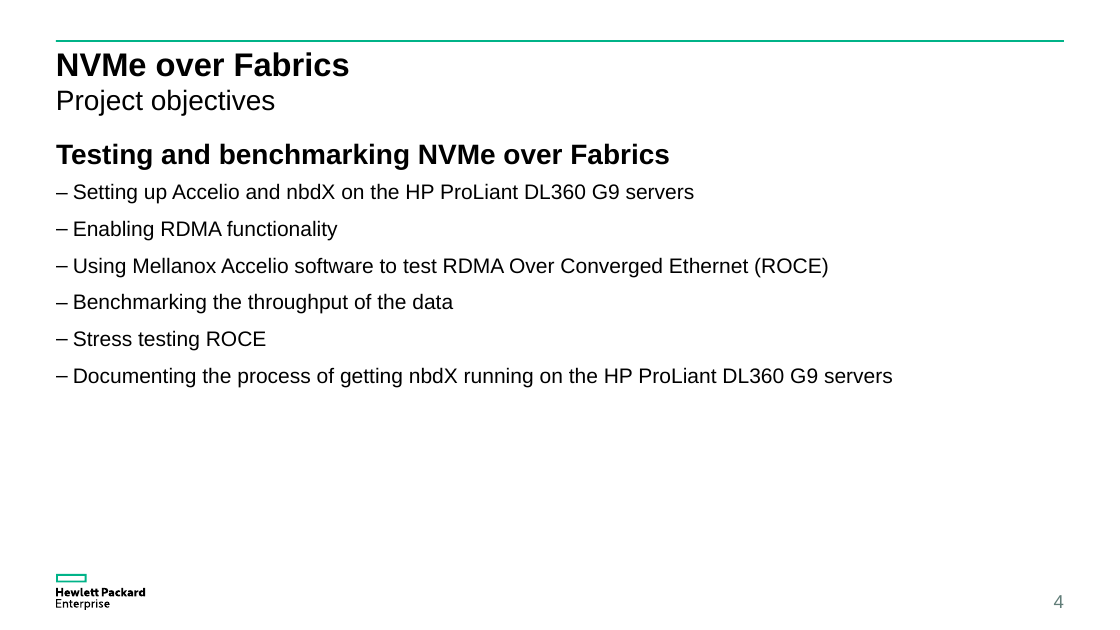
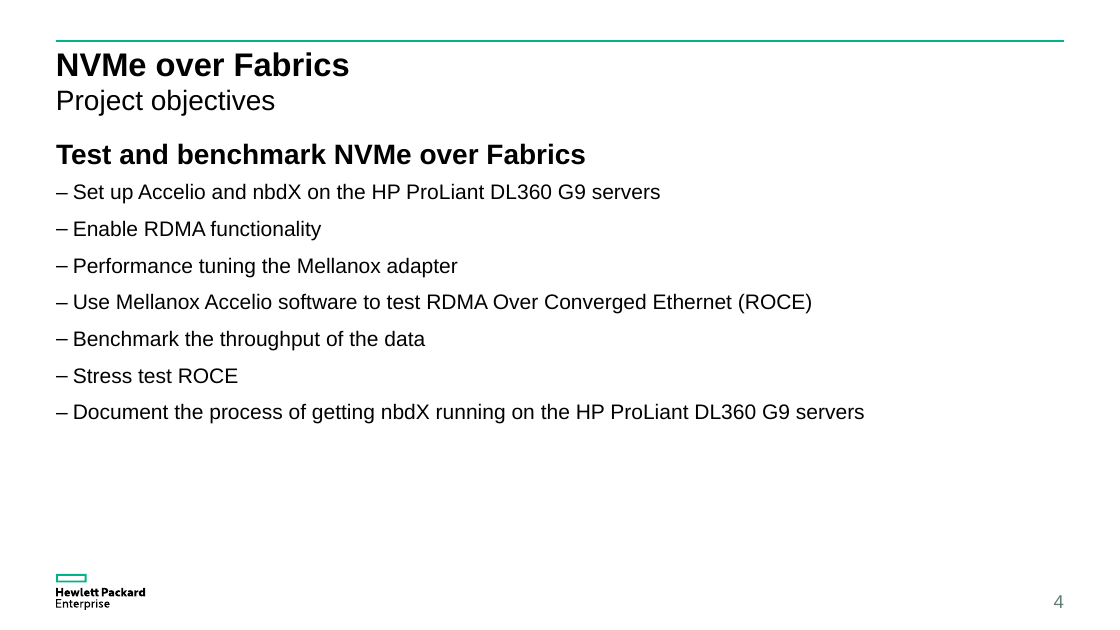
Before and after one commit to coy-humphrey/nvme-hpe, a slide deck: slide 4 of deliverables/HPE Presentation.pptx. Drawn at 1120x630 pixels with LibreOffice and Linux fonts; fonts in the diff are those of the drawing. Boxes give left, top, right and bottom in pixels: in the first picture for what was removed or moved away, otherwise in the second. Text is boxed around its words. In the diff, an @@ line names an element or a change of style, - is before the commit and + after.

```diff
--- a/deliverables/HPE Presentation.pptx
+++ b/deliverables/HPE Presentation.pptx
@@ text at (56,143,586,165): text changed @@
-Testing and benchmarking NVMe over Fabrics
+Test and benchmark NVMe over Fabrics
@@ text at (73,183,865,424): text changed @@
-– Setting up Accelio and nbdX on the HP ProLiant DL360 G9 servers
-– Enabling RDMA functionality
-– Using Mellanox Accelio software to test RDMA Over Converged Ethernet (ROCE)
-– Benchmarking the throughput of the data
-– Stress testing ROCE
-– Documenting the process of getting nbdX running on the HP ProLiant DL360 G9 servers
+– Set up Accelio and nbdX on the HP ProLiant DL360 G9 servers
+– Enable RDMA functionality
+– Performance tuning the Mellanox adapter
+– Use Mellanox Accelio software to test RDMA Over Converged Ethernet (ROCE)
+– Benchmark the throughput of the data
+– Stress test ROCE
+– Document the process of getting nbdX running on the HP ProLiant DL360 G9 servers
```
Also in this commit, not shown: 3 other slides changed.
